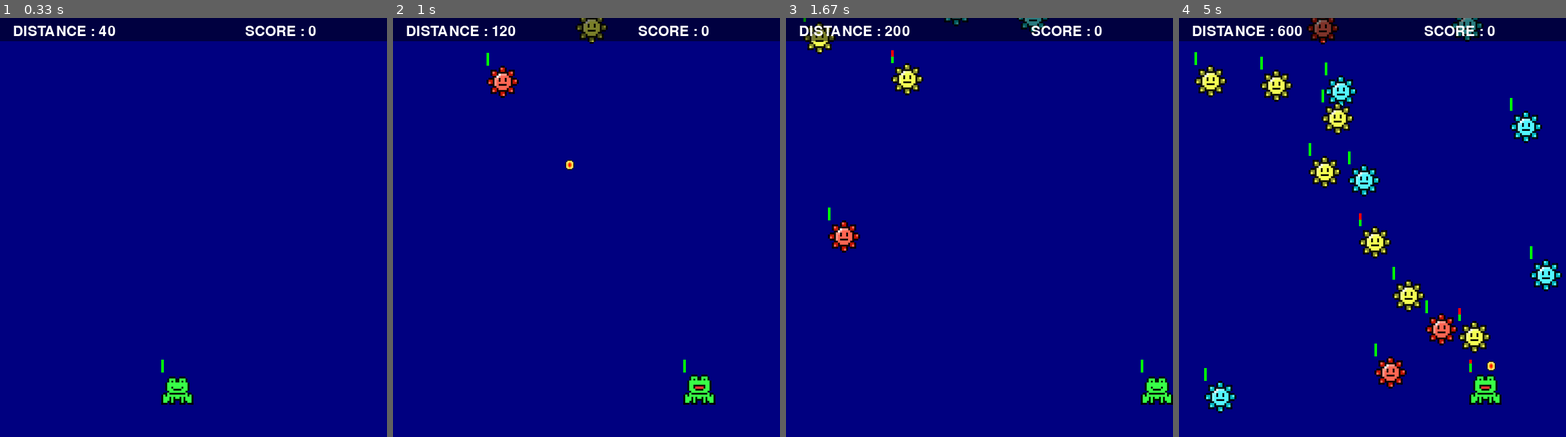
Above: before the commit, frames 1-4 (left to right).
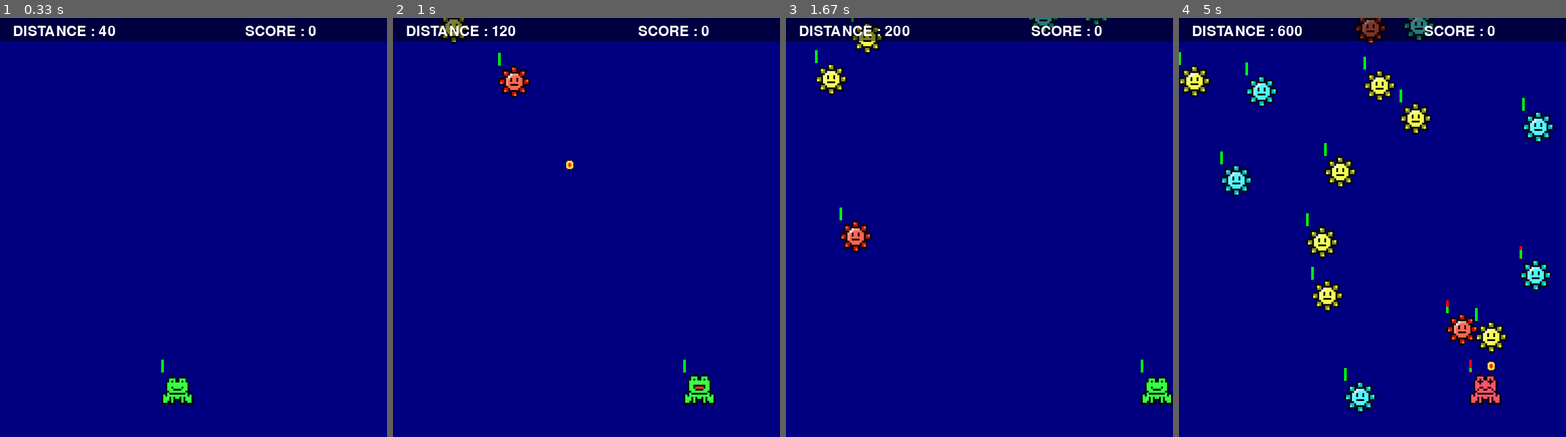
Above: after the commit, the same moments.

Repository: wmykmw0410/pygame
Game: pygame game, started from 020_frog_blaster/main.py
The game is run twice, just before and just after one commit, with the same random seed, the same clock (stepped at 60 frames per second) and the same inputs.
Inputs:
- Up to frame 1 (0.33 s): no input
- Up to frame 2 (1 s): tap A at 0.33 s; hold Right from 0.67 s (still down)
- Up to frame 3 (1.67 s): release Right at 1.13 s; hold Right 1.17-1.63 s
- Up to frame 4 (5 s): hold Left 1.67-2.2 s; tap A at 1.82, 3.48, 4.98 s; hold Left 2.23-2.63 s; hold Right 2.67-3.3 s; hold Left 3.33-3.8 s; hold Right 3.83-4.3 s; hold Right 4.33-4.8 s; hold Left from 4.83 s (still down)

Frame 1 is identical in both runs. In frame 2, 1.3% of the frame differs, in the area x 11-56%, y 0-20%; in frame 3, 2.6%; in frame 4, 12%, in the area x 0-99%, y 0-95%.

Commit message:
Remove config.py from 020_frog_blaster, keep constants local per file
Reverses the earlier centralized config.py approach: each game/*.py
file now defines the constants it needs directly, and the README steps
are rewritten to match (21 steps -> 20, config.py step removed).

Co-Authored-By: Claude Sonnet 5 <noreply@anthropic.com>

Diff:
--- a/020_frog_blaster/game/bullet.py
+++ b/020_frog_blaster/game/bullet.py
@@ -4,19 +4,23 @@
 BASE_DIR = Path(__file__).resolve().parent
 IMG_DIR  = BASE_DIR / "images"
 
+BULLET_OFFSET = (17, -10)
+BULLET_SPEED  = 8
+OFFSCREEN_Y   = -100
+
 class Bullet():
     def __init__(self, rect) -> None:
-        x = rect.x + 17
-        y = rect.y - 10
+        x = rect.x + BULLET_OFFSET[0]
+        y = rect.y + BULLET_OFFSET[1]
         self.image    = pg.image.load(IMG_DIR / "bullet.png")
         self.rect     = self.image.get_rect()
         self.rect.topleft = (x, y)
-        self.vy       = -8
+        self.vy       = -BULLET_SPEED
         self.is_alive = True
 
     def update(self):
         self.rect.y += self.vy
-        if self.rect.y < -100:
+        if self.rect.y < OFFSCREEN_Y:
             self.is_alive = False
 
     def draw(self, screen):
--- a/020_frog_blaster/game/enemy.py
+++ b/020_frog_blaster/game/enemy.py
@@ -5,31 +5,53 @@
 BASE_DIR = Path(__file__).resolve().parent
 IMG_DIR  = BASE_DIR / "images"
 
+WIDTH, HEIGHT = 600, 650
+
+ENEMY_SIZE          = 50
+ENEMY_SPAWN_X_RANGE = (100, 500)
+ENEMY_SPAWN_Y       = -100
+ENEMY_VX_RANGE      = (-4, 4)
+ENEMY_VY_RANGE      = (1, 4)
+ENEMY_MAX_HP        = 100
+
+FLAME_VX_RANGE = (-2, 2)
+FLAME_VY_RANGE = (5, 7)
+
+ICE_MAX_HP = 150
+
+BOMB_FRAME_COUNT = 6
+
+HP_BAR_WIDTH  = 4
+HP_BAR_HEIGHT = 20
+HP_BAR_OFFSET = 20
+
+ANIM_FRAME_DELAY = 5
+
 class Enemy():
     def __init__(self):
-        x = random.randint(100, 500)
-        y = -100
+        x = random.randint(*ENEMY_SPAWN_X_RANGE)
+        y = ENEMY_SPAWN_Y
         self.image    = pg.image.load(IMG_DIR / "enemy1.png")
-        self.rect     = pg.Rect(x, y, 50, 50)
-        self.vx       = random.uniform(-4, 4)
-        self.vy       = random.uniform(1, 4)
-        self.maxhp    = 100
-        self.hp       = 100
+        self.rect     = pg.Rect(x, y, ENEMY_SIZE, ENEMY_SIZE)
+        self.vx       = random.uniform(*ENEMY_VX_RANGE)
+        self.vy       = random.uniform(*ENEMY_VY_RANGE)
+        self.maxhp    = ENEMY_MAX_HP
+        self.hp       = ENEMY_MAX_HP
         self.is_alive = True
 
     def update(self):
-        if self.rect.x < 0 or self.rect.x > 550:
+        if self.rect.x < 0 or self.rect.x > WIDTH - ENEMY_SIZE:
             self.vx = -self.vx
         self.rect.x += self.vx
         self.rect.y += self.vy
-        if self.rect.y > 650:
+        if self.rect.y > HEIGHT:
             self.is_alive = False
 
     def draw(self, screen):
         screen.blit(self.image, self.rect)
-        rect1 = pg.Rect(self.rect.x, self.rect.y - 20, 4, 20)
-        h     = (self.hp / self.maxhp) * 20
-        rect2 = pg.Rect(self.rect.x, self.rect.y - h, 4, h)
+        rect1 = pg.Rect(self.rect.x, self.rect.y - HP_BAR_OFFSET, HP_BAR_WIDTH, HP_BAR_HEIGHT)
+        h     = (self.hp / self.maxhp) * HP_BAR_HEIGHT
+        rect2 = pg.Rect(self.rect.x, self.rect.y - h, HP_BAR_WIDTH, h)
         pg.draw.rect(screen, pg.Color("RED"),   rect1)
         pg.draw.rect(screen, pg.Color("GREEN"), rect2)
 
@@ -38,38 +60,38 @@
     def __init__(self):
         super().__init__()
         self.image = pg.image.load(IMG_DIR / "enemy2.png")
-        self.vx    = random.uniform(-2, 2)
-        self.vy    = random.uniform(5, 7)
+        self.vx    = random.uniform(*FLAME_VX_RANGE)
+        self.vy    = random.uniform(*FLAME_VY_RANGE)
 
 
 class IceEnemy(Enemy):
     def __init__(self):
         super().__init__()
         self.image  = pg.image.load(IMG_DIR / "enemy3.png")
-        self.maxhp  = 150
-        self.hp     = 150
+        self.maxhp  = ICE_MAX_HP
+        self.hp     = ICE_MAX_HP
 
 
 class BombEffect():
     def __init__(self, rect, effects) -> None:
-        self._images = []
-        for i in range(6):
-            self._images.append(pg.image.load(IMG_DIR / f"bomb_{i}.png"))
-        self._image   = self._images[0]
-        self._effects = effects
-        self._rect    = rect
-        self._cnt     = 0
+        self.images = []
+        for i in range(BOMB_FRAME_COUNT):
+            self.images.append(pg.image.load(IMG_DIR / f"bomb_{i}.png"))
+        self.image   = self.images[0]
+        self.effects = effects
+        self.rect    = rect
+        self.cnt     = 0
 
     def update(self):
-        self._cnt += 1
-        idx = self._cnt // 5
-        if idx <= 5:
-            self._image = self._images[idx]
+        self.cnt += 1
+        idx = self.cnt // ANIM_FRAME_DELAY
+        if idx <= BOMB_FRAME_COUNT - 1:
+            self.image = self.images[idx]
         else:
-            self._effects.remove(self)
+            self.effects.remove(self)
 
     def draw(self, screen):
-        screen.blit(self._image, self._rect)
+        screen.blit(self.image, self.rect)
 
 
 class EnemyFactory():
--- a/020_frog_blaster/game/gamecontrol.py
+++ b/020_frog_blaster/game/gamecontrol.py
@@ -1,6 +1,12 @@
 import pygame as pg
 import random
 from . import player, enemy, bullet, status, sound
+
+BULLET_COOLDOWN        = 10
+ENEMY_SPAWN_INTERVAL   = 15
+BULLET_DAMAGE          = 50
+ENEMY_COLLISION_DAMAGE = 50
+CLEAR_SCORE            = 30
 
 class Subject:
     def __init__(self) -> None:
@@ -42,7 +48,7 @@
 
         # 弾の発射
         self.bullet_count += 1
-        if self.bullet_count > 10:
+        if self.bullet_count > BULLET_COOLDOWN:
             key = pg.key.get_pressed()
             if key[pg.K_a]:
                 self.bullets.append(bullet.Bullet(self.player.rect))
@@ -56,7 +62,7 @@
 
         # 敵の生成
         self.spawn_count += 1
-        if self.spawn_count > 15:
+        if self.spawn_count > ENEMY_SPAWN_INTERVAL:
             self.spawn_count = 0
             self.enemies.append(self.factory.random_create())
 
@@ -73,14 +79,14 @@
                 if e.rect.colliderect(b.rect):
                     sound.SoundManager.get_instance().playattack()
                     dead_bullets.add(b)
-                    e.hp -= 50
+                    e.hp -= BULLET_DAMAGE
                     if e.hp <= 0:
                         self.notify("score")
                         effect = enemy.BombEffect(e.rect, self.effects)
                         sound.SoundManager.get_instance().playblast()
                         self.effects.append(effect)
                         dead_enemies.add(e)
-                        if self.status.score == 30:
+                        if self.status.score == CLEAR_SCORE:
                             self.is_playing = False
                             self.is_cleared = True
                             sound.SoundManager.get_instance().bgmstop()
@@ -96,7 +102,7 @@
             if e not in dead_enemies and e.rect.colliderect(self.player.rect):
                 dead_enemies.add(e)
                 self.player.damage()
-                self.player.hp -= 50
+                self.player.hp -= ENEMY_COLLISION_DAMAGE
                 sound.SoundManager.get_instance().playbomb()
                 if self.player.hp <= 0:
                     self.is_playing = False
--- a/020_frog_blaster/game/player.py
+++ b/020_frog_blaster/game/player.py
@@ -3,6 +3,20 @@
 
 BASE_DIR = Path(__file__).resolve().parent
 IMG_DIR  = BASE_DIR / "images"
+
+WIDTH = 600
+
+PLAYER_SIZE   = 50
+PLAYER_START  = (250, 550)
+PLAYER_SPEED  = 10
+PLAYER_MAX_HP = 150
+
+HP_BAR_WIDTH  = 4
+HP_BAR_HEIGHT = 20
+HP_BAR_OFFSET = 20
+
+ANIM_FRAME_DELAY = 5
+DAMAGE_DURATION  = 20
 
 class PlayerState():
     def __init__(self, player) -> None:
@@ -39,7 +53,7 @@
 
     def update(self):
         self.cnt  += 1
-        self.image = self.images[self.cnt // 5 % 4]
+        self.image = self.images[self.cnt // ANIM_FRAME_DELAY % len(self.images)]
         key = pg.key.get_pressed()
         if not (key[pg.K_LEFT] or key[pg.K_RIGHT]):
             return IdleState(self.player)
@@ -55,11 +69,11 @@
         ]
         self.cnt     = 0
         self.image   = self.images[0]
-        self.timeout = 20
+        self.timeout = DAMAGE_DURATION
 
     def update(self):
         self.cnt    += 1
-        self.image   = self.images[self.cnt // 5 % 2]
+        self.image   = self.images[self.cnt // ANIM_FRAME_DELAY % len(self.images)]
         self.timeout -= 1
         if self.timeout < 0:
             return IdleState(self.player)
@@ -72,10 +86,10 @@
 
     def reset(self):
         self.state = IdleState(self)
-        self.rect  = pg.Rect(250, 550, 50, 50)
-        self.speed = 10
-        self.maxhp = 150
-        self.hp    = 150
+        self.rect  = pg.Rect(*PLAYER_START, PLAYER_SIZE, PLAYER_SIZE)
+        self.speed = PLAYER_SPEED
+        self.maxhp = PLAYER_MAX_HP
+        self.hp    = PLAYER_MAX_HP
 
     def update(self):
         self.state = self.state.update()
@@ -85,15 +99,15 @@
             vx =  self.speed
         if key[pg.K_LEFT]:
             vx = -self.speed
-        if self.rect.x + vx < 0 or self.rect.x + vx > 550:
+        if self.rect.x + vx < 0 or self.rect.x + vx > WIDTH - PLAYER_SIZE:
             vx = 0
         self.rect.x += vx
 
     def draw(self, screen):
         screen.blit(self.state.image, self.rect)
-        rect1 = pg.Rect(self.rect.x, self.rect.y - 20, 4, 20)
-        h     = (self.hp / self.maxhp) * 20
-        rect2 = pg.Rect(self.rect.x, self.rect.y - h, 4, h)
+        rect1 = pg.Rect(self.rect.x, self.rect.y - HP_BAR_OFFSET, HP_BAR_WIDTH, HP_BAR_HEIGHT)
+        h     = (self.hp / self.maxhp) * HP_BAR_HEIGHT
+        rect2 = pg.Rect(self.rect.x, self.rect.y - h, HP_BAR_WIDTH, h)
         pg.draw.rect(screen, pg.Color("RED"),   rect1)
         pg.draw.rect(screen, pg.Color("GREEN"), rect2)
 
--- a/020_frog_blaster/game/resultscene.py
+++ b/020_frog_blaster/game/resultscene.py
@@ -4,22 +4,26 @@
 BASE_DIR = Path(__file__).resolve().parent
 IMG_DIR  = BASE_DIR / "images"
 
+RESULT_FONT_SIZE = 50
+RESULT_MSG_POS   = (120, 380)
+RESULT_IMG_POS   = (50, 200)
+
 class ResultScene():
     def __init__(self, game) -> None:
-        font = pg.font.Font(None, 50)
-        self._game      = game
-        self._msg       = font.render("Press SPACE to replay.", True, pg.Color("WHITE"))
-        self._gameover  = pg.image.load(IMG_DIR / "gameover.png")
-        self._gameclear = pg.image.load(IMG_DIR / "gameclear.png")
+        font = pg.font.Font(None, RESULT_FONT_SIZE)
+        self.game      = game
+        self.msg       = font.render("Press SPACE to replay.", True, pg.Color("WHITE"))
+        self.gameover  = pg.image.load(IMG_DIR / "gameover.png")
+        self.gameclear = pg.image.load(IMG_DIR / "gameclear.png")
 
     def update(self):
         key = pg.key.get_pressed()
         if key[pg.K_SPACE]:
-            self._game.reset()
+            self.game.reset()
 
     def draw(self, screen):
-        screen.blit(self._msg, (120, 380))
-        if self._game.is_cleared:
-            screen.blit(self._gameclear, (50, 200))
+        screen.blit(self.msg, RESULT_MSG_POS)
+        if self.game.is_cleared:
+            screen.blit(self.gameclear, RESULT_IMG_POS)
         else:
-            screen.blit(self._gameover, (50, 200))
+            screen.blit(self.gameover, RESULT_IMG_POS)
--- a/020_frog_blaster/game/sound.py
+++ b/020_frog_blaster/game/sound.py
@@ -6,23 +6,22 @@
 SND_DIR  = BASE_DIR / "sounds"
 
 class SoundManager():
-    _instance = None
+    instance = None
 
-    @classmethod
-    def get_instance(cls):
-        if cls._instance is None:
-            cls._instance = cls()
-        return cls._instance
+    def get_instance():
+        if SoundManager.instance is None:
+            SoundManager.instance = SoundManager()
+        return SoundManager.instance
 
     def __init__(self):
         pg.mixer.music.load(SND_DIR / "bgm.wav")
-        self._over  = pg.mixer.Sound(SND_DIR / "over.wav")
-        self._clear = pg.mixer.Sound(SND_DIR / "clear.wav")
-        self._clap1 = pg.mixer.Sound(SND_DIR / "clap1.wav")
-        self._clap2 = pg.mixer.Sound(SND_DIR / "clap2.wav")
-        self._clap3 = pg.mixer.Sound(SND_DIR / "clap3.wav")
-        self._blast = pg.mixer.Sound(SND_DIR / "blast.wav")
-        self._bomb  = pg.mixer.Sound(SND_DIR / "bomb.wav")
+        self.over  = pg.mixer.Sound(SND_DIR / "over.wav")
+        self.clear = pg.mixer.Sound(SND_DIR / "clear.wav")
+        self.clap1 = pg.mixer.Sound(SND_DIR / "clap1.wav")
+        self.clap2 = pg.mixer.Sound(SND_DIR / "clap2.wav")
+        self.clap3 = pg.mixer.Sound(SND_DIR / "clap3.wav")
+        self.blast = pg.mixer.Sound(SND_DIR / "blast.wav")
+        self.bomb  = pg.mixer.Sound(SND_DIR / "bomb.wav")
 
     def bgmstart(self):
         pg.mixer.music.play(-1)
@@ -31,16 +30,16 @@
         pg.mixer.music.stop()
 
     def playover(self):
-        self._over.play()
+        self.over.play()
 
     def playclear(self):
-        self._clear.play()
+        self.clear.play()
 
     def playattack(self):
-        random.choice([self._clap1, self._clap2, self._clap3]).play()
+        random.choice([self.clap1, self.clap2, self.clap3]).play()
 
     def playblast(self):
-        self._blast.play()
+        self.blast.play()
 
     def playbomb(self):
-        self._bomb.play()
+        self.bomb.play()
--- a/020_frog_blaster/game/status.py
+++ b/020_frog_blaster/game/status.py
@@ -1,4 +1,13 @@
 import pygame as pg
+
+WIDTH = 600
+
+STATUS_FONT_SIZE    = 32
+STATUS_BAR_HEIGHT   = 36
+STATUS_BG_ALPHA     = 128
+DISTANCE_PER_TICK   = 2
+STATUS_DISTANCE_POS = (20, 10)
+STATUS_SCORE_POS    = (380, 10)
 
 class Observer:
     def update(self, ntype):
@@ -7,8 +16,8 @@
 
 class Status(Observer):
     def __init__(self) -> None:
-        self.font  = pg.font.Font(None, 32)
-        self.board = pg.Surface((600, 36), pg.SRCALPHA)
+        self.font  = pg.font.Font(None, STATUS_FONT_SIZE)
+        self.board = pg.Surface((WIDTH, STATUS_BAR_HEIGHT), pg.SRCALPHA)
         self.reset()
 
     def reset(self):
@@ -17,14 +26,14 @@
 
     def update(self, ntype):
         if ntype == "distance":
-            self.distance += 2
+            self.distance += DISTANCE_PER_TICK
         if ntype == "score":
             self.score += 1
 
     def draw(self, screen):
-        pg.draw.rect(self.board, (0, 0, 0, 128), pg.Rect(0, 0, 600, 36))
+        pg.draw.rect(self.board, (0, 0, 0, STATUS_BG_ALPHA), pg.Rect(0, 0, WIDTH, STATUS_BAR_HEIGHT))
         screen.blit(self.board, (0, 0))
         info1 = self.font.render(f"DISTANCE : {self.distance}", True, pg.Color("WHITE"))
         info2 = self.font.render(f"SCORE : {self.score}",      True, pg.Color("WHITE"))
-        screen.blit(info1, (20,  10))
-        screen.blit(info2, (380, 10))
+        screen.blit(info1, STATUS_DISTANCE_POS)
+        screen.blit(info2, STATUS_SCORE_POS)
--- a/020_frog_blaster/main.py
+++ b/020_frog_blaster/main.py
@@ -1,9 +1,12 @@
 import pygame as pg
 from game import GameManager, ResultScene
 
+WIDTH, HEIGHT = 600, 650
+FPS = 60
+
 def main():
     pg.init()
-    screen = pg.display.set_mode((600, 650))
+    screen = pg.display.set_mode((WIDTH, HEIGHT))
     pg.display.set_caption("Frog Blaster")
     clock = pg.time.Clock()
 
@@ -28,7 +31,7 @@
             result.draw(screen)
 
         pg.display.update()
-        clock.tick(60)
+        clock.tick(FPS)
 
     pg.quit()
 
Not shown, changed: 020_frog_blaster/README.md
